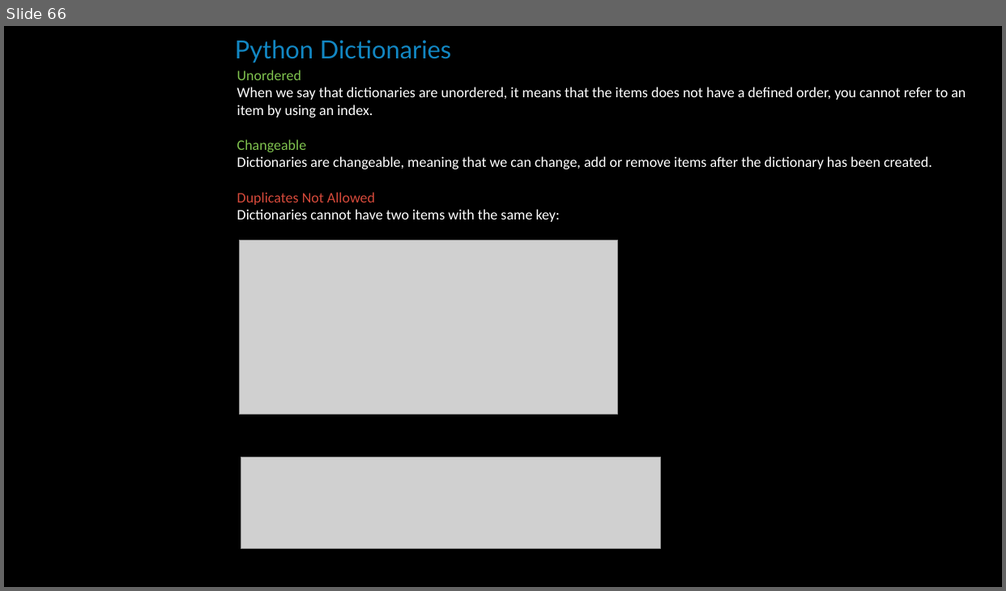
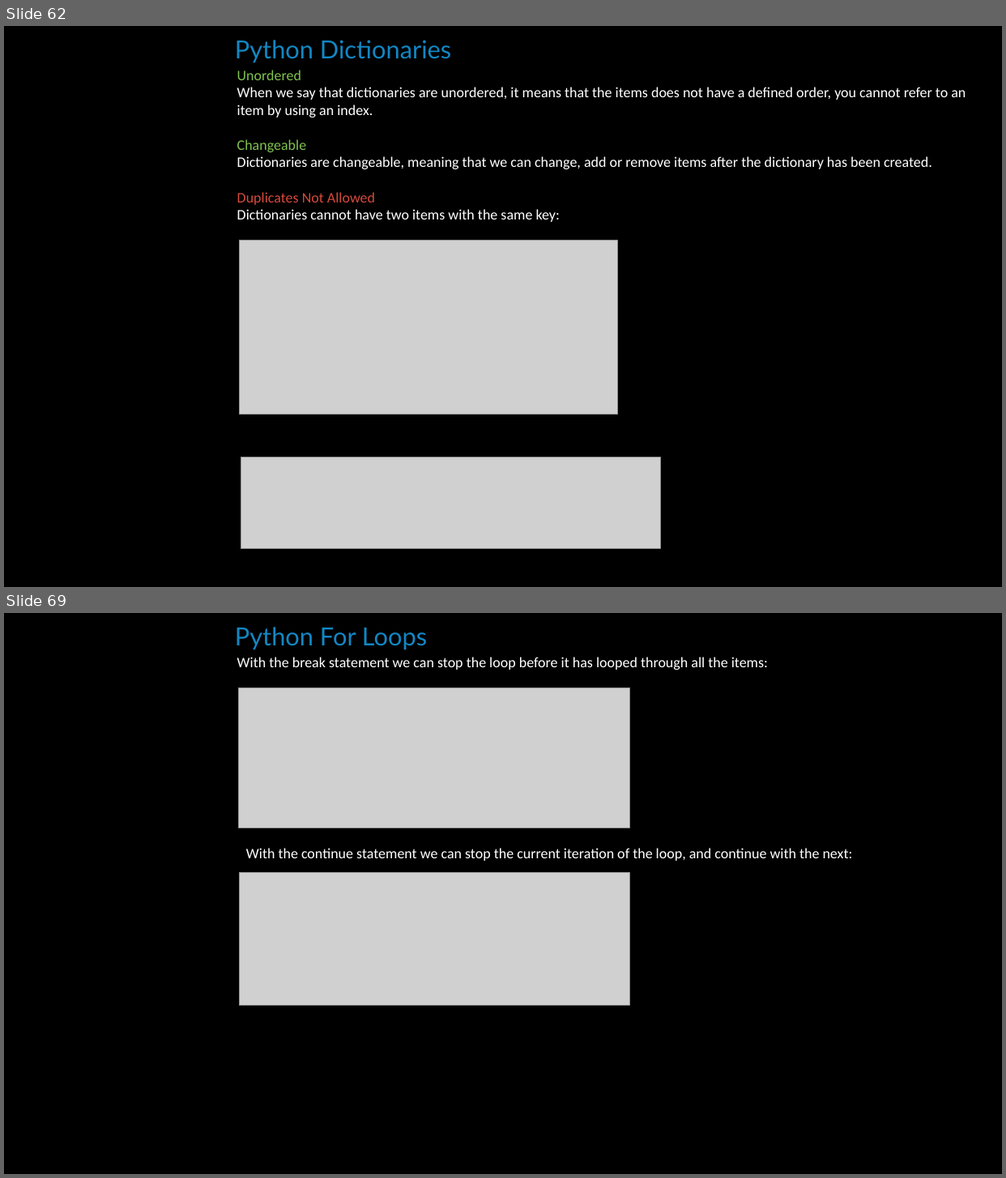
Before and after one commit to simon-pikalov/Ariel_OOP_2020, a slide deck: Classes/week_09/TA/simon_group/oop9.pptx. Shown one above the other, each under a label of ours: slide 66 before the commit, slides 62 and 69 after it; the slides between them are not shown. The pictures are 1006x591 and 1006x1178 pixels, drawn with LibreOffice and Linux fonts; fonts in the diff are those of the drawing; grey boxes stand for pictures; background and template pictures are left out. Boxes give left, top, right and bottom in pixels: in the first picture for what was removed or moved away, otherwise in the second. Text is boxed around its words. In the diff, an @@ line names an element or a change of style, - is before the commit and + after.

```diff
--- a/Classes/week_09/TA/simon_group/oop9.pptx
+++ b/Classes/week_09/TA/simon_group/oop9.pptx
@@ slide 69 added at (x1=4, y1=613, x2=1002, y2=1174), background #000000 @@
@@ text added at (x1=235, y1=627, x2=427, y2=650), 24 pt, text #1287C3 @@
+Python For Loops
@@ text added at (x1=237, y1=657, x2=768, y2=670), 14 pt, text #FFFFFF @@
+With the break statement we can stop the loop before it has looped through all the items:
@@ picture added at (x1=239, y1=688, x2=631, y2=828) @@
@@ text added at (x1=246, y1=848, x2=853, y2=861), 14 pt, text #FFFFFF @@
+With the continue statement we can stop the current iteration of the loop, and continue with the next:
@@ picture added at (x1=239, y1=873, x2=630, y2=1006) @@
@@ what was slide 66 is now slide 62 @@
```
Also in this commit, not shown: 3 slides changed, 20 other slides added, 3 slides removed, 3 other files.
